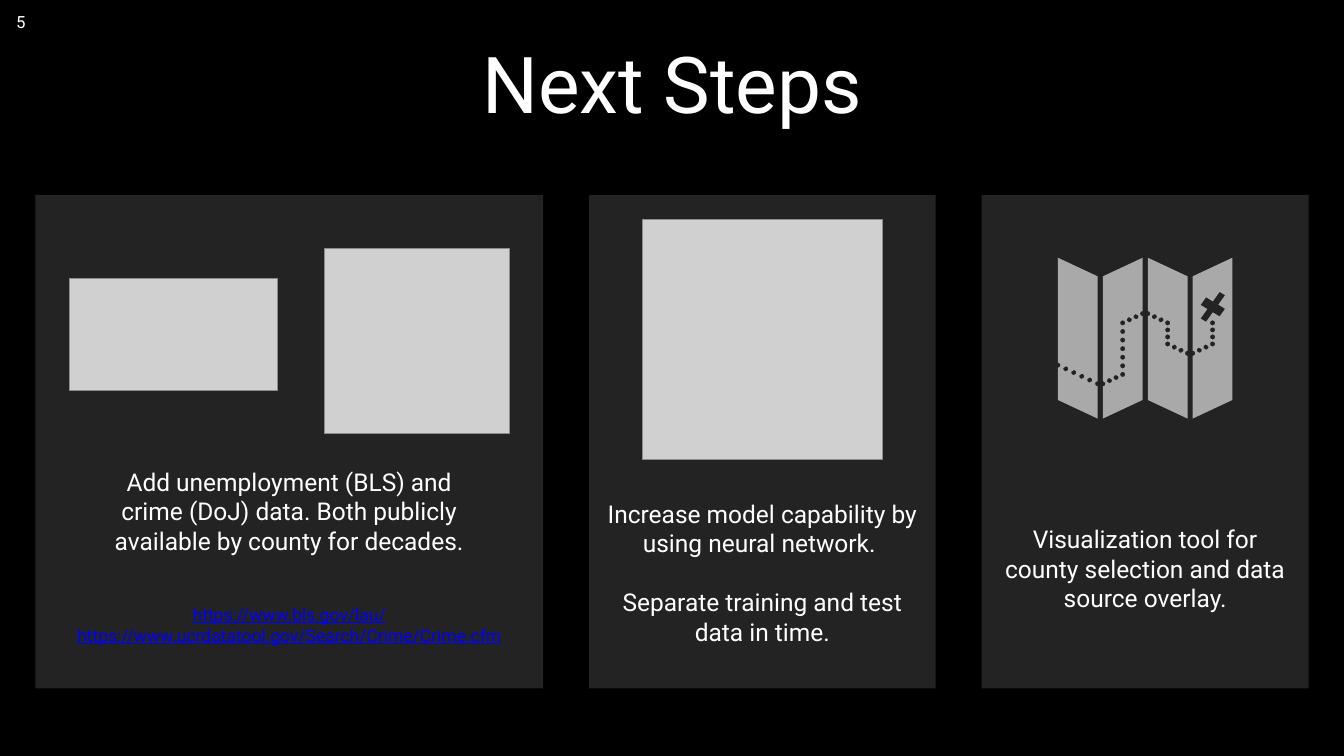
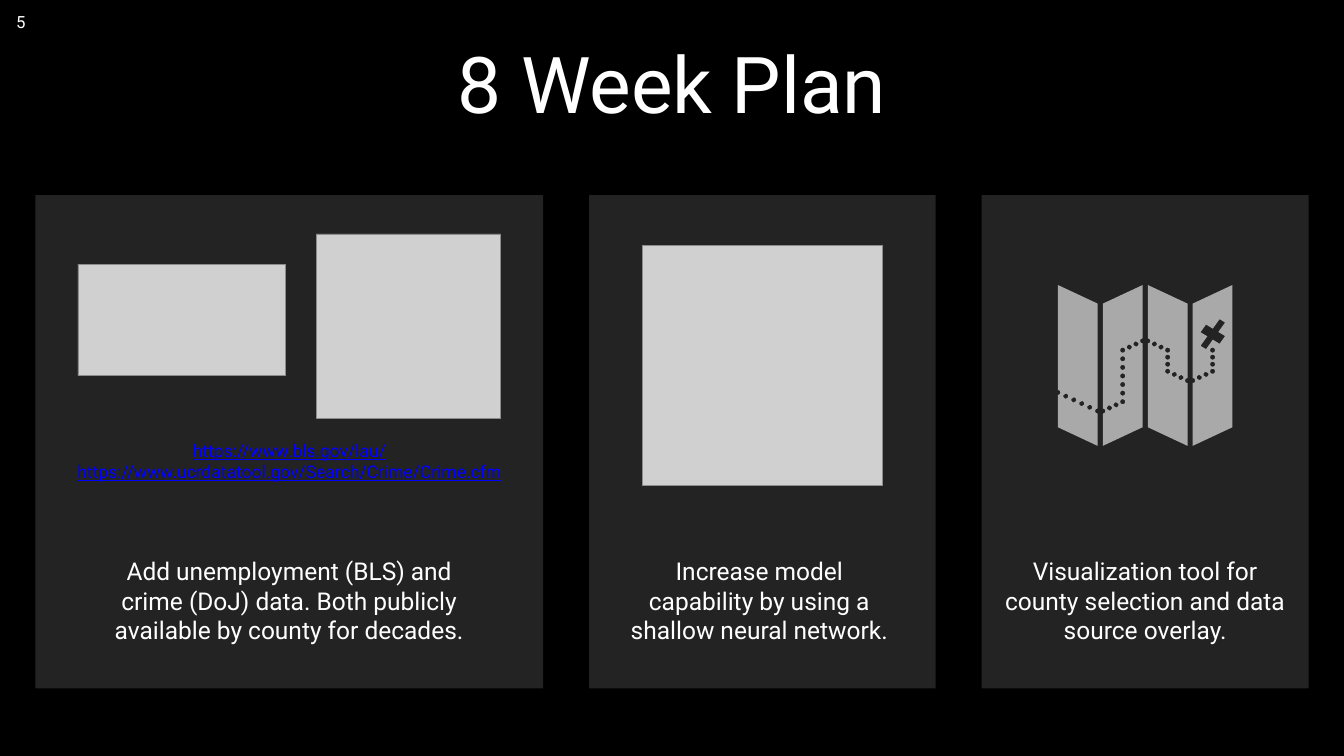
Before and after one commit to sdillavou/Data_Incubator_Assets, a slide deck: slide 5 of TDI_Project_Pitch_Dillavou.pptx. Drawn at 1344x756 pixels with LibreOffice and Linux fonts; fonts in the diff are those of the drawing; grey boxes stand for pictures. Boxes give left, top, right and bottom in pixels: in the first picture for what was removed or moved away, otherwise in the second. Text is boxed around its words. In the diff, an @@ line names an element or a change of style, - is before the commit and + after.

Commit message:
update presentation

```diff
--- a/TDI_Project_Pitch_Dillavou.pptx
+++ b/TDI_Project_Pitch_Dillavou.pptx
@@ title at (458, 54, 886, 114): text changed @@
-Next Steps
+8 Week Plan
@@ picture: place and size @@
-picture at (325, 248, 509, 433)
+picture at (316, 234, 501, 418)
@@ picture: place and size @@
-picture at (70, 279, 277, 390)
+picture at (78, 264, 286, 375)
@@ picture: place and size @@
-picture at (642, 219, 882, 460)
+picture at (642, 245, 882, 486)
@@ freeform shape: place and size @@
-freeform shape at (1058, 258, 1232, 418)
+freeform shape at (1058, 285, 1232, 445)
@@ text "https://www.bls.gov/lau/": place and size @@
-text "https://www.bls.gov/lau/" at (77, 608, 501, 646)
+text "https://www.bls.gov/lau/" at (77, 444, 501, 482)
@@ text "Add unemployment (BLS) and crime ...": place and size @@
-text "Add unemployment (BLS) and crime ..." at (115, 471, 464, 556)
+text "Add unemployment (BLS) and crime ..." at (115, 560, 464, 645)
@@ text at (631, 561, 888, 640): text changed @@
-Increase model capability by using neural network.
-Separate training and test data in time.
+Increase model
+capability by using a
+shallow neural network.
@@ text "Visualization tool for county selection ...": place and size @@
-text "Visualization tool for county selection ..." at (1005, 529, 1284, 612)
+text "Visualization tool for county selection ..." at (1005, 561, 1284, 644)
```
Also in this commit, not shown: 1 other slide changed, 1 slide added, 2 other files.
